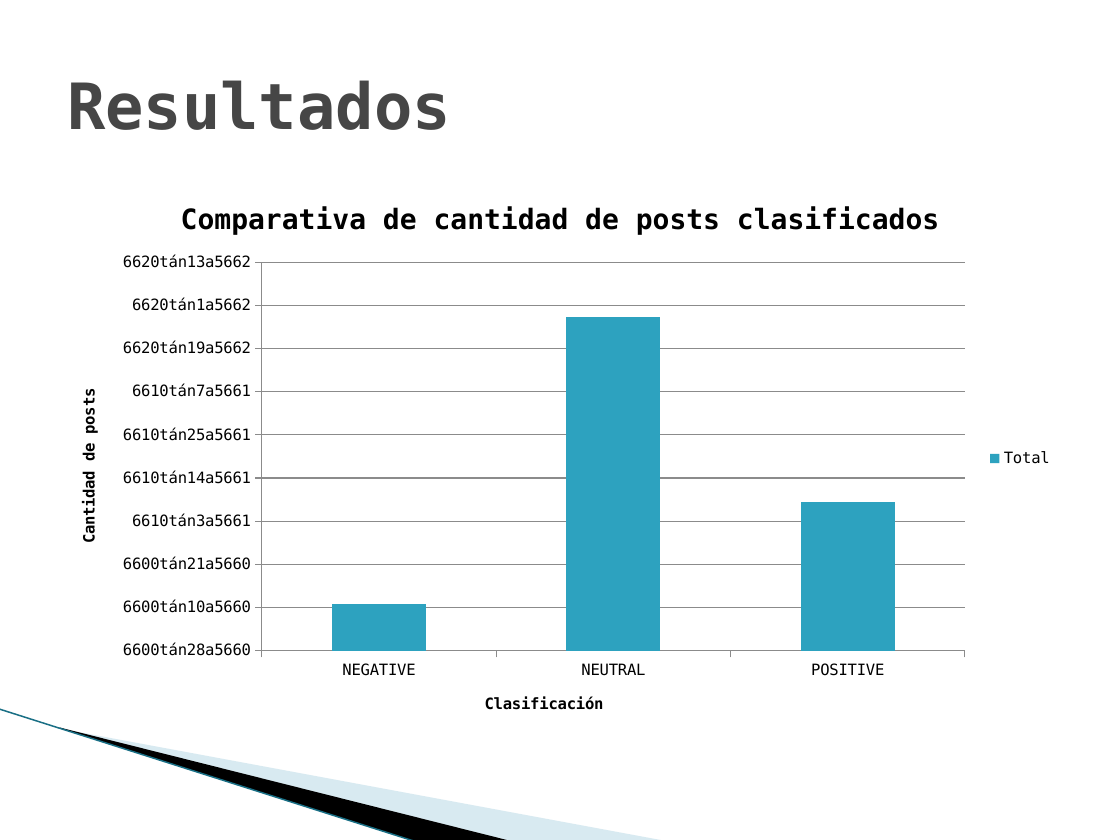
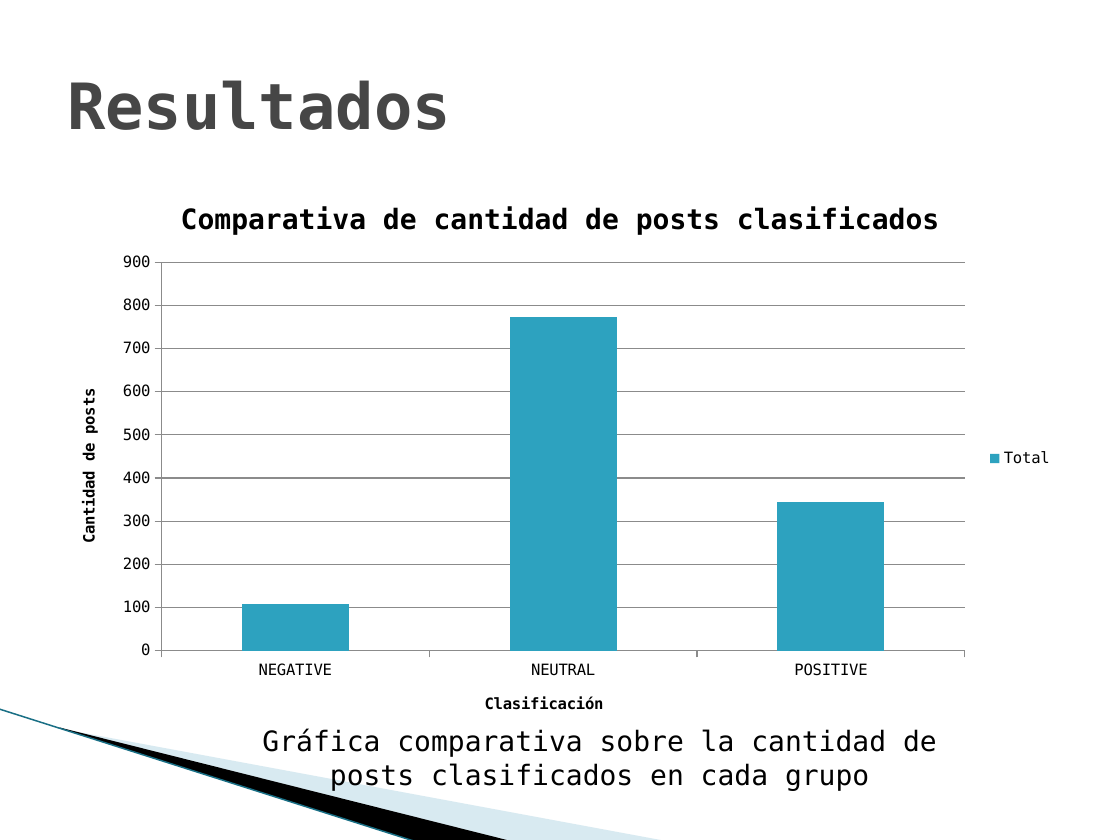
Before and after one commit to idcodeoverflow/SocialNetworkAnalyzer, a slide deck: slide 26 of docs/Agentes Web Inteligentes para la detección de individuos.pptx (slide 27 before the commit). Drawn at 1120x840 pixels with LibreOffice and Linux fonts; fonts in the diff are those of the drawing; background and template pictures are left out. Boxes give left, top, right and bottom in pixels: in the first picture for what was removed or moved away, otherwise in the second. Text is boxed around its words. In the diff, an @@ line names an element or a change of style, - is before the commit and + after.

```diff
--- a/docs/Agentes Web Inteligentes para la detección de individuos.pptx
+++ b/docs/Agentes Web Inteligentes para la detección de individuos.pptx
@@ column chart at bbox=[56, 181, 1064, 736] @@
@@ category axis changed @@
@@ value axis changed @@
@@ bar spacing changed @@
@@ text added at bbox=[262, 729, 937, 791], 18 pt, text #000000 @@
+Gráfica comparativa sobre la cantidad de posts clasificados en cada grupo
```
Also in this commit, not shown: 5 other slides changed, 1 slide removed.
